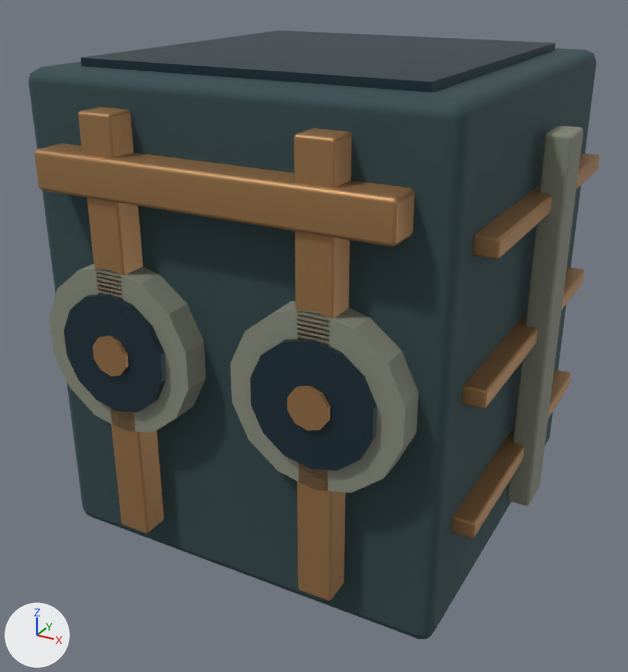
Before and after pictures for a commit that changed the Blender file tools/godot-campaign/structure-art/blend/pump-shaft-1.blend.
Both versions are drawn from a camera (50 mm lens) standing at (0.826, -1.592, 1.172) and looking at (-0.018, -0.058, 0.405). The axes (+X, +Y, +Z) are drawn at lower left. The lights are the same throughout. The older version comes first.

The older version as bpy lines, for what is in view:
```python
me_cube = bpy.data.meshes.new('Cube')
me_cube.from_pydata(...)  # 56 vertices, 54 faces; spans x -0.42..0.42, y 0.015..0.985, z -0.42..0.42
me_cube.materials.append(mat_pump_0)  # dark cyan #435a5e
me_cylinder = bpy.data.meshes.new('Cylinder')
me_cylinder.from_pydata(...)  # 224 vertices, 172 faces; spans x -0.485..0.485, y 0.115..0.885, z -0.475..0.475
me_cylinder.materials.append(mat_pump_1)  # grey #8c9080
me_cylinder_002 = bpy.data.meshes.new('Cylinder.002')
me_cylinder_002.from_pydata(...)  # 640 vertices, 588 faces; spans x -0.463..0.463, y 0.09..0.93, z -0.495..0.495
me_cylinder_002.materials.append(mat_pump_3)  # brown #af8558
ob_pump_0 = bpy.data.objects.new('pump_0', me_cube)
ob_pump_0.location = (0.0, 0.0, 0.0)
ob_pump_0.rotation_euler = (1.571, 0.0, 0.0)  # degrees (90, 0, 0)
ob_pump_1 = bpy.data.objects.new('pump_1', me_cylinder)
ob_pump_1.location = (0.0, 0.0, 0.0)
ob_pump_1.rotation_euler = (1.571, 0.0, 0.0)  # degrees (90, 0, 0)
ob_pump_3 = bpy.data.objects.new('pump_3', me_cylinder_002)
ob_pump_3.location = (0.0, 0.0, 0.0)
ob_pump_3.rotation_euler = (1.571, 0.0, 0.0)  # degrees (90, 0, 0)
# also in view: 'pump_2' at (0.0, 0.0, 0.5)
```
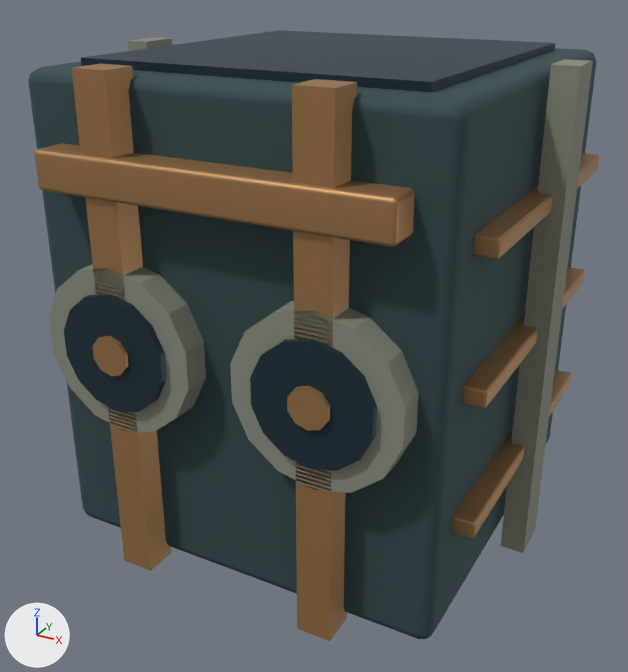
Location of each change, [x1, y1, x2, y2] in pixels of the pictures (628 x 672 px):
'pump_3', reshaped (17% taller)
    before: [34, 107, 600, 601]
    after: [34, 64, 600, 641]
'pump_1', reshaped
    before: [49, 126, 583, 506]
    after: [49, 37, 593, 553]
part 1 of me_cylinder, added
    after: [501, 59, 593, 553]
part 2 of me_cylinder, built on
    after: [128, 37, 172, 51]
part 3 of me_cylinder_002, added (brown)
    after: [72, 64, 171, 571]
part 4 of me_cylinder_002, added (brown)
    after: [292, 79, 357, 641]

What the commit changed:
me_cylinder is used by ob_pump_1; location (0.0, 0.0, 0.0); rotation (1.571, 0.0, 0.0), in degrees (90, 0, 0).
me_cylinder had 224 vertices, 172 faces and spanned x -0.485..0.485, y 0.115..0.885, z -0.475..0.475.
me_cylinder now has 128 vertices, 76 faces and spans x -0.485..0.485, y 0.0..1.0, z -0.475..0.475.
me_cylinder part 1: a new loose piece, a box spanning x 0.435..0.485, y 0.0..1.0, z -0.045..0.045, in mat_pump_1 (grey #8c9080).
Part 2, on me_cylinder:
55 vertices are removed from x -0.485..-0.435, y 0.115..0.885, z -0.045..0.045.
54 faces are deleted.
1 vertex moves from x -0.482, y 0.118, z -0.042 to x -0.435, y 0.0, z -0.045.
7 vertices are added at x -0.485..-0.435, y 0.0..1.0, z -0.045..0.045.
6 new faces join them.
Other edits to the shape of me_cylinder do not show in these pictures.
me_cylinder_002 is used by ob_pump_3; location (0.0, 0.0, 0.0); rotation (1.571, 0.0, 0.0), in degrees (90, 0, 0).
me_cylinder_002 had 640 vertices, 588 faces and spanned x -0.463..0.463, y 0.09..0.93, z -0.495..0.495.
me_cylinder_002 now has 544 vertices, 492 faces and spans x -0.463..0.463, y 0.0..1.0, z -0.495..0.495.
me_cylinder_002 part 3: a new loose piece, a box spanning x -0.245..-0.175, y 0.0..1.0, z 0.405..0.475, in mat_pump_3 (brown #af8558).
me_cylinder_002 part 4: a new loose piece, a box spanning x 0.175..0.245, y 0.0..1.0, z 0.405..0.475, in mat_pump_3 (brown #af8558).
Other edits to the shape of me_cylinder_002 do not show in these pictures.
